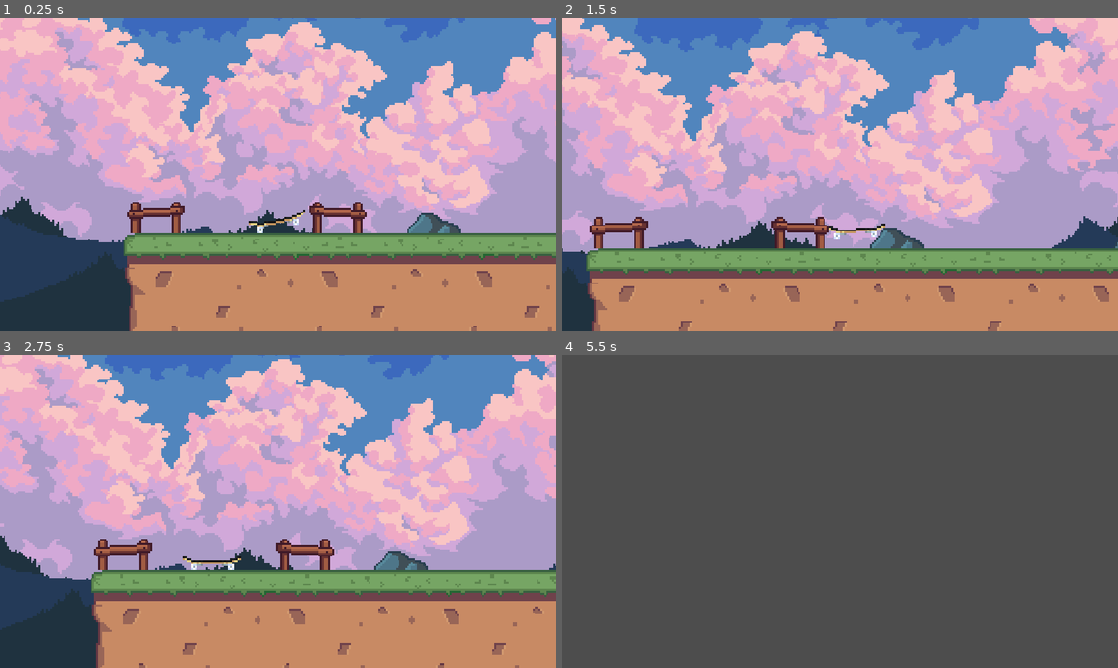
Above: before the commit, frames 1-4 (two rows, left to right).
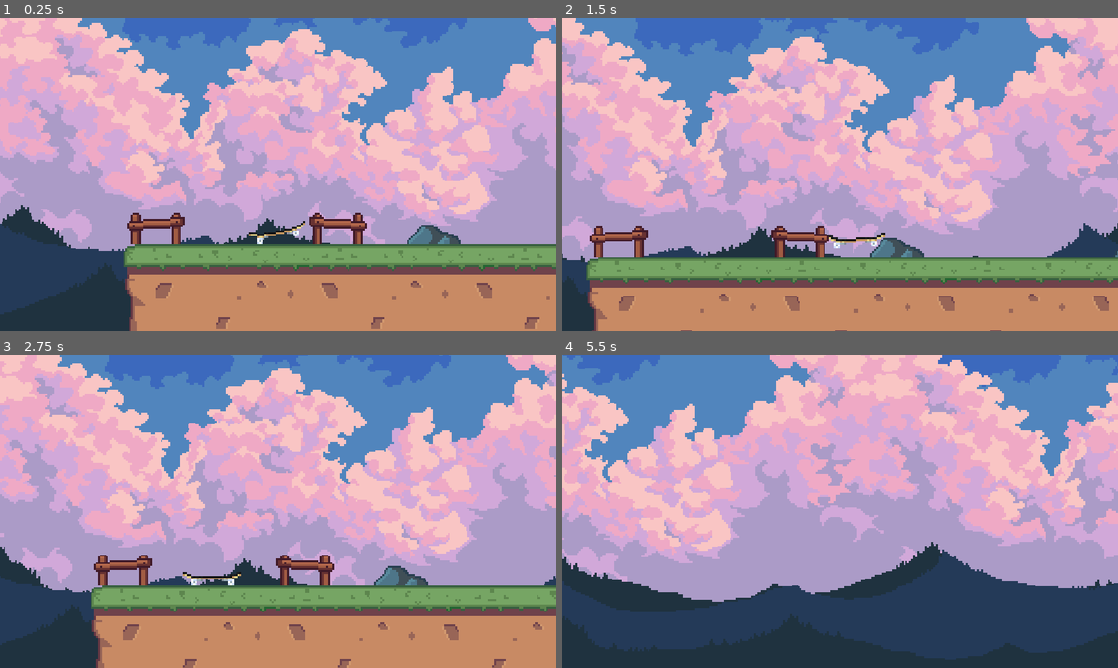
Above: after the commit, the same moments.

Repository: RafaeloxMC/giftbox
Game: Godot game, scene res://scenes/skateboard_game.tscn
The game is run twice, just before and just after one commit, with the same random seed, the same clock (stepped at 60 frames per second) and the same inputs. This scene is started directly instead of the project's main scene.
Inputs (mouse positions are in pixels of both pictures, inside the frame that each line leads up to):
- Up to frame 1 (0.25 s): no input
- Up to frame 2 (1.5 s): tap Enter (ui_accept) at 0.5, 0.77 s; move the mouse to (962, 158) at 0.52 s; hold Right (ui_right) from 0.53 s (still down); click (962, 158) at 0.6 s; move the mouse to (728, 190) at 1.27 s; tap Alt at 1.35 s
- Up to frame 3 (2.75 s): tap Enter (ui_accept) at 1.52 s; move the mouse to (333, 442) at 2.02 s; release Right (ui_right) at 2.03 s; hold Left (ui_left) from 2.03 s (still down); tap Shift at 2.1 s
- Up to frame 4 (5.5 s): move the mouse to (812, 574) at 2.77 s; release Left (ui_left) at 2.78 s; hold Right (ui_right) 2.78-4.28 s; click (812, 574) at 2.85 s; tap Enter (ui_accept) at 3.02, 3.77, 4.52 s; move the mouse to (1006, 558) at 3.52 s; tap Alt at 3.6 s; move the mouse to (673, 464) at 4.27 s; hold Left (ui_left) 4.28-5.03 s; tap Shift at 4.35 s; move the mouse to (867, 511) at 5.02 s; hold Right (ui_right) from 5.03 s (still down); click (867, 511) at 5.1 s

The runs differ from the first frame. In frame 1, 37% of the frame differs, in the area x 0-100%, y 0-100%; in frame 2, 35%; in frame 3, 44%; in frame 4, 100%.

Commit message:
Add camera limit

Diff:
--- a/scenes/skateboard.tscn
+++ b/scenes/skateboard.tscn
@@ -61,4 +61,6 @@
 [node name="Camera2D" type="Camera2D" parent="."]
 offset = Vector2(0, -20)
 zoom = Vector2(4, 4)
+limit_bottom = 81
+limit_smoothed = true
 position_smoothing_enabled = true
